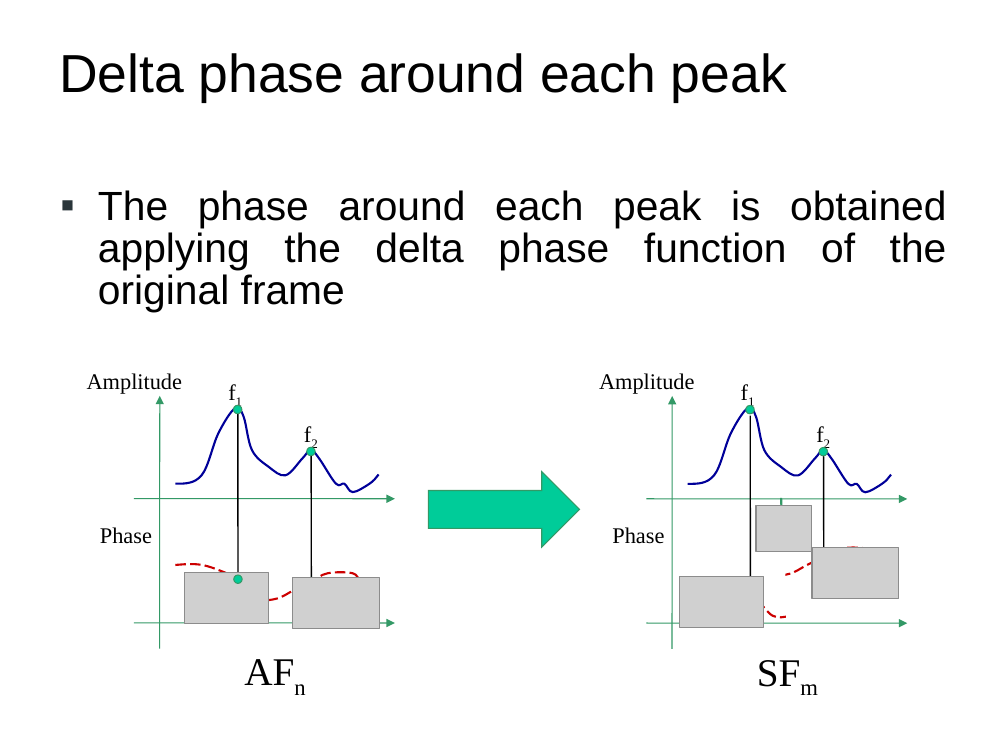
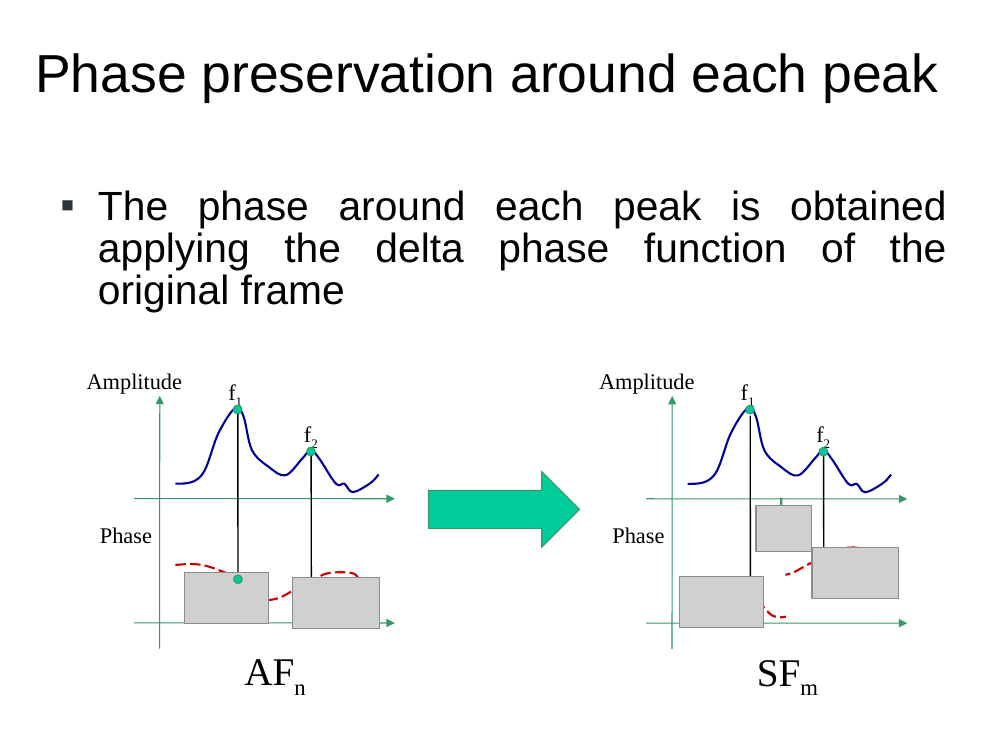
Before and after one commit to MTG/sms-tools, a slide deck: slide 16 of teaching-material/lectures/lect8-Sound-transformations/8-Sound-transformations.odp (slide 18 before the commit). Drawn at 1008x756 pixels with LibreOffice and Linux fonts; fonts in the diff are those of the drawing; grey boxes stand for pictures. Boxes give left, top, right and bottom in pixels: in the first picture for what was removed or moved away, otherwise in the second. Text is boxed around its words. In the diff, an @@ line names an element or a change of style, - is before the commit and + after.

```diff
--- a/teaching-material/lectures/lect8-Sound-transformations/8-Sound-transformations.odp
+++ b/teaching-material/lectures/lect8-Sound-transformations/8-Sound-transformations.odp
@@ title at (35, 53, 938, 102): text changed @@
-Delta phase around each peak
+Phase preservation around each peak
```
Also in this commit, not shown: 8 other slides changed, 2 slides removed.
